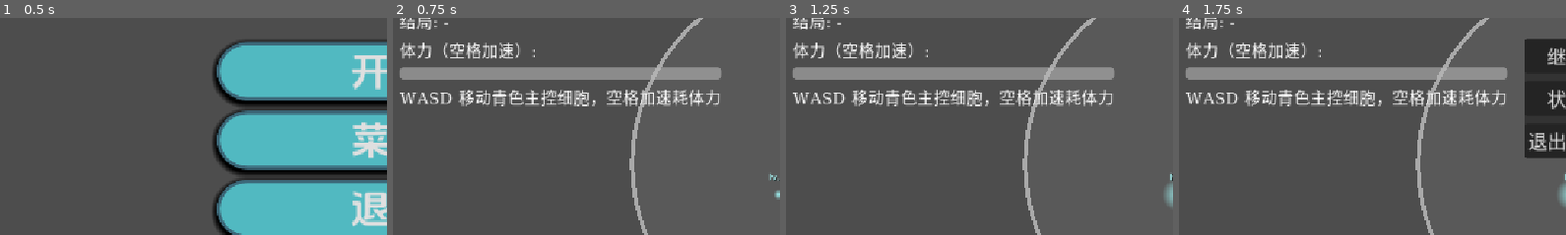
Above: before the commit, frames 1-4 (left to right).
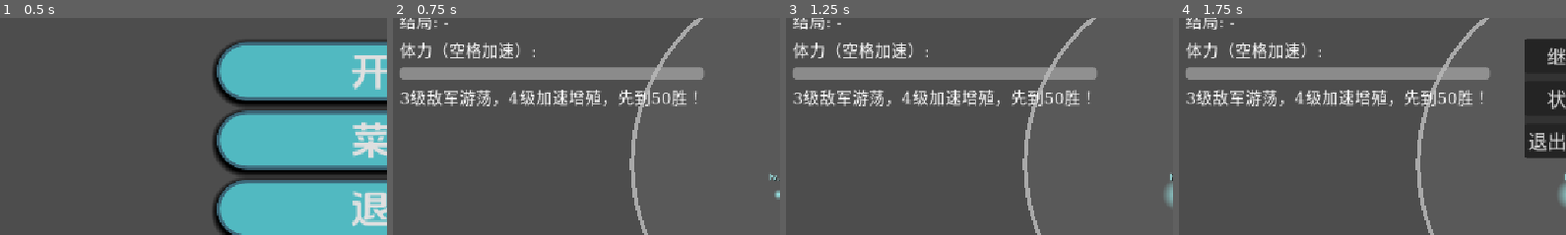
Above: after the commit, the same moments.

Repository: Galax121/-
Game: Godot game, scene res://main/Main.tscn
Same seed, same stepped clock (60 frames per second), same inputs: the game is played once before the commit and once after it.
Inputs:
- Up to frame 1 (0.5 s): no input
- Up to frame 2 (0.75 s): click "开始" at 0.5 s
- Up to frame 3 (1.25 s): no input
- Up to frame 4 (1.75 s): click "暂停" at 1.25 s
The pictures show only the part of the screen within x 0-50%, y 31-81%; the shares and areas given below are measured in that part.

Frame 1 is identical in both runs. In frame 2, 3.9% of the frame differs, in the area x 1-85%, y 22-41%; in frame 3, 3.9%; in frame 4, 3.9%.

Commit message:
引入敌方ai

Diff:
--- a/autoload/GameManager.gd
+++ b/autoload/GameManager.gd
@@ -7,6 +7,7 @@
 const EnvironmentSystemScript: GDScript = preload("res://systems/EnvironmentSystemStub.gd")
 const SkillSystemScript: GDScript = preload("res://systems/SkillSystemStub.gd")
 const EndingSystemScript: GDScript = preload("res://systems/EndingSystemStub.gd")
+const EnemySystemScript: GDScript = preload("res://systems/EnemySystemStub.gd")
 
 var current_state: int = GameState.SELECT
 var elapsed: float = 0.0
@@ -20,6 +21,7 @@
 var environment_system = null
 var skill_system = null
 var ending_system = null
+var enemy_system = null
 
 func _ready() -> void:
 	if cell_system == null:
@@ -30,10 +32,13 @@
 		skill_system = SkillSystemScript.new()
 	if ending_system == null:
 		ending_system = EndingSystemScript.new()
+	if enemy_system == null:
+		enemy_system = EnemySystemScript.new()
 	cell_system.init()
 	environment_system.init()
 	skill_system.init()
 	ending_system.init()
+	enemy_system.init()
 	_change_state(GameState.SELECT)
 	print("[GameManager] 游戏启动，当前状态 = SELECT（自动选细胞）")
 
@@ -46,6 +51,7 @@
 	elapsed += delta
 	state_timer += delta
 	_tick_current(delta)
+	_update_enemy_director()
 	if _check_ending():
 		return
 	_update_state_flow()
@@ -57,14 +63,17 @@
 		GameState.GROW:
 			cell_system.tick(delta)
 			skill_system.tick(delta)
+			enemy_system.tick(delta)
 		GameState.ENV:
 			cell_system.tick(delta)
 			skill_system.tick(delta)
 			environment_system.tick(delta)
+			enemy_system.tick(delta)
 		GameState.ENEMY:
 			cell_system.tick(delta)
 			skill_system.tick(delta)
 			environment_system.tick(delta)
+			enemy_system.tick(delta)
 			print("[GameManager] 敌人出现（占位）... 当前细胞数 = %d" % get_cell_count())
 
 func _update_state_flow() -> void:
@@ -117,6 +126,7 @@
 	environment_system.init()
 	skill_system.init()
 	ending_system.init()
+	enemy_system.init()
 	elapsed = 0.0
 	ending_id = ""
 	started = true
@@ -127,6 +137,31 @@
 func stop_to_menu() -> void:
 	started = false
 	print("[GameManager] 退出到菜单，模拟暂停")
+
+# 敌方导演：主控3级放敌军游荡，主控4级转围堵（每帧检查一次）
+func _update_enemy_director() -> void:
+	if enemy_system == null:
+		return
+	if not enemy_system.get("active") and get_level() >= 3:
+		enemy_system.activate()
+	if not enemy_system.get("hunting") and get_level() >= 4:
+		enemy_system.set_hunt(true)
+
+# 替换接口：敌方系统以后换真 AI 时调这个注入
+func set_enemy_system(system) -> void:
+	enemy_system = system
+
+# 只读：敌军当前移速（供 Main.gd 画面用）
+func enemy_speed() -> float:
+	if enemy_system != null and enemy_system.has_method("current_speed"):
+		return float(enemy_system.current_speed())
+	return 30.0
+
+# 只读：是否围堵中（供 Main.gd 画面用）
+func enemy_hunting() -> bool:
+	if enemy_system != null:
+		return enemy_system.get("hunting") == true
+	return false
 
 func state_to_string(state: int) -> String:
 	match state:
--- a/core/IEventBus.gd
+++ b/core/IEventBus.gd
@@ -19,3 +19,5 @@
 signal ending_triggered(ending_id: String)
 # 游戏状态机变化时发出，参数为状态名字符串（主程发，副程 C 收）
 signal game_state_changed(state: String)
+# 敌军数量变化时发出（敌方系统发，Main 收，主控3级登场后才有）
+signal enemy_count_changed(count: int)
--- a/core/TeamAPI.gd
+++ b/core/TeamAPI.gd
@@ -28,7 +28,7 @@
 
 # 副程真实系统写好后，主程用这一个函数整体换装，不用逐个调 set_*。
 # 传 null 表示该位置继续用 Stub 占位。
-static func install_all(cell_sys = null, env_sys = null, skill_sys = null, ending_sys = null) -> void:
+static func install_all(cell_sys = null, env_sys = null, skill_sys = null, ending_sys = null, enemy_sys = null) -> void:
 	if cell_sys != null:
 		assert_valid_system(cell_sys, "cell")
 		GameManager.set_cell_system(cell_sys)
@@ -41,6 +41,9 @@
 	if ending_sys != null:
 		assert_valid_system(ending_sys, "ending")
 		GameManager.set_ending_system(ending_sys)
+	if enemy_sys != null:
+		assert_valid_system(enemy_sys, "enemy")
+		GameManager.set_enemy_system(enemy_sys)
 
 # 校验：是不是合格的系统（有 init 和 tick）。不合格直接报错停住，方便小白定位。
 static func assert_valid_system(obj, tag: String) -> void:
--- a/main/Main.gd
+++ b/main/Main.gd
@@ -74,6 +74,15 @@
 var is_sprinting: bool = false
 # 输入自检：第一次收到移动键时在输出栏打印一行，方便定位问题
 var _input_ok_printed: bool = false
+# 敌方画面：红色精灵、速度、年龄与出生调度（逻辑数在 EnemySystem 里）
+var enemy_sprites: Array[Sprite2D] = []
+var enemy_vels: Array[Vector2] = []
+var enemy_ages: Array[float] = []
+var _enemy_pending: int = 0
+var _enemy_spawned_total: int = 0
+var _enemy_spawn_timer: float = 0.0
+var _enemy_next_in: float = 0.0
+var _enemy_time: float = 0.0
 
 func _ready() -> void:
 	rng.randomize()
@@ -108,6 +117,7 @@
 	pause_menu.visible = false
 	state_overlay.visible = false
 	_clear_cells()
+	_clear_enemies()
 	stamina = STAMINA_MAX
 	is_sprinting = false
 	cell_layer.visible = true
@@ -140,9 +150,13 @@
 	_update_main_input()
 	_update_stamina(delta)
 	_update_spawning(delta)
+	_update_enemy_spawning(delta)
 	_grow_cells(delta)
+	_grow_enemies(delta)
 	_move_cells(delta)
+	_move_enemies(delta)
 	_collide_cells()
+	_separate_enemies()
 	_update_other_levels(delta)
 	_update_level_labels()
 
@@ -259,6 +273,7 @@
 	cell_layer.visible = false
 	stats_box.visible = false
 	_clear_cells()
+	_clear_enemies()
 	GameManager.stop_to_menu()
 	if menu_layer != null:
 		menu_layer.visible = true
@@ -277,6 +292,7 @@
 		lines.append("速度：(%.1f, %.1f)" % [vel.x, vel.y])
 		lines.append("速率：%.1f 像素/秒" % vel.length())
 		lines.append("体力：%.0f / %.0f" % [stamina, STAMINA_MAX])
+		lines.append("敌军：%d" % enemy_sprites.size())
 		lines.append("等级：lv.%d（最高 5）" % cell_levels[0])
 		lines.append("大小：缩放 %.2f，直径约 %.0f 像素" % [cell_sprites[0].scale.x, diameter])
 		lines.append("存活：%.1f 秒" % cell_ages[0])
@@ -396,7 +412,7 @@
 	stamina_bar.show_percentage = false
 	stamina_bar.custom_minimum_size = Vector2(220, 18)
 	box.add_child(stamina_bar)
-	label_hint = _make_label(box, "WASD 移动青色主控细胞，空格加速耗体力")
+	label_hint = _make_label(box, "3级敌军游荡，4级加速增殖，先到50胜！")
 
 func _make_label(parent: Control, text: String) -> Label:
 	var label := Label.new()
@@ -407,6 +423,7 @@
 
 func _connect_signals() -> void:
 	EventBus.cell_count_changed.connect(_on_cell_count_changed)
+	EventBus.enemy_count_changed.connect(_on_enemy_count_changed)
 	EventBus.env_changed.connect(_on_env_changed)
 	EventBus.level_changed.connect(_on_level_changed)
 	EventBus.ending_triggered.connect(_on_ending_triggered)
@@ -534,6 +551,126 @@
 	for i in range(cell_sprites.size()):
 		cell_level_labels[i].position = cell_sprites[i].position + Vector2(-14, -36)
 
+# ---- 敌方 ----
+# 逻辑层敌军涨数只攒进池子，画面按 0.3~0.6 秒一个滴出来（比增殖快，基本跟得上）
+func _on_enemy_count_changed(count: int) -> void:
+	_enemy_pending = maxi(count - _enemy_spawned_total, 0)
+	while _enemy_spawned_total > count and not enemy_sprites.is_empty():
+		_remove_enemy_at(enemy_sprites.size() - 1)
+		_enemy_spawned_total -= 1
+
+func _update_enemy_spawning(delta: float) -> void:
+	if _enemy_pending <= 0:
+		return
+	if enemy_sprites.size() >= MAX_VISUAL:
+		_enemy_pending = 0
+		return
+	_enemy_spawn_timer += delta
+	if _enemy_spawn_timer < _enemy_next_in:
+		return
+	_enemy_spawn_timer = 0.0
+	_enemy_next_in = rng.randf_range(0.3, 0.6)
+	_spawn_enemy()
+	_enemy_pending -= 1
+	_enemy_spawned_total += 1
+
+# 出生一个敌军：红色，同尺寸，随机方向，速度按当前模式（游荡慢 / 围堵快）
+func _spawn_enemy() -> void:
+	var sp := Sprite2D.new()
+	sp.texture = cell_texture
+	sp.position = _find_free_spot()
+	sp.scale = Vector2.ONE * CELL_MAX_SCALE * 0.1
+	sp.modulate = Color(1.0, 0.45, 0.45)
+	cell_layer.add_child(sp)
+	enemy_sprites.append(sp)
+	enemy_ages.append(0.0)
+	var ang: float = rng.randf_range(0.0, TAU)
+	enemy_vels.append(Vector2(cos(ang), sin(ang)) * GameManager.enemy_speed())
+
+# 敌军出生渐变：和我方一样由小到大，年龄照计
+func _grow_enemies(delta: float) -> void:
+	for i in range(enemy_sprites.size()):
+		enemy_ages[i] += delta
+		if enemy_ages[i] >= GROW_TIME:
+			continue
+		var t: float = clampf(enemy_ages[i] / GROW_TIME, 0.0, 1.0)
+		var smooth: float = t * t * (3.0 - 2.0 * t)
+		var s: float = CELL_MAX_SCALE * (0.1 + 0.9 * smooth)
+		enemy_sprites[i].scale = Vector2(s, s)
+
+# 敌方移动：游荡沿直线，围堵追最近的我方细胞（带一点摆动形成包围感）
+func _move_enemies(delta: float) -> void:
+	var speed: float = GameManager.enemy_speed()
+	var hunting: bool = GameManager.enemy_hunting()
+	_enemy_time += delta
+	var max_center: float = DISH_RADIUS - CELL_RADIUS
+	for i in range(enemy_sprites.size()):
+		var e: Sprite2D = enemy_sprites[i]
+		if hunting and not cell_sprites.is_empty():
+			var target: Vector2 = _nearest_player_pos(e.position)
+			var want: Vector2 = target - e.position
+			if want.length() > 1.0:
+				var dir: Vector2 = want.normalized()
+				var perp := Vector2(-dir.y, dir.x)
+				var wobble: float = 0.35 * sin(_enemy_time * 3.0 + float(i) * 1.7)
+				enemy_vels[i] = (dir + perp * wobble).normalized() * speed
+		e.position += enemy_vels[i] * delta
+		var dist: float = e.position.length()
+		if dist > max_center:
+			var n: Vector2 = e.position / dist
+			e.position = n * max_center
+			var v: Vector2 = enemy_vels[i]
+			var rv: Vector2 = v - 2.0 * v.dot(n) * n
+			if rv.length() > 0.001:
+				enemy_vels[i] = rv.normalized() * v.length()
+
+# 离 epos 最近的我方细胞位置
+func _nearest_player_pos(epos: Vector2) -> Vector2:
+	var best: Vector2 = cell_sprites[0].position
+	var best_d: float = epos.distance_to(best)
+	for k in range(1, cell_sprites.size()):
+		var d: float = epos.distance_to(cell_sprites[k].position)
+		if d < best_d:
+			best_d = d
+			best = cell_sprites[k].position
+	return best
+
+# 敌军之间只推开不换速，避免叠罗汉
+func _separate_enemies() -> void:
+	var min_dist: float = CELL_RADIUS * 2.0
+	for i in range(enemy_sprites.size()):
+		for j in range(i + 1, enemy_sprites.size()):
+			var d: Vector2 = enemy_sprites[i].position - enemy_sprites[j].position
+			var dist: float = d.length()
+			if dist < 0.001 or dist >= min_dist:
+				continue
+			var n: Vector2 = d / dist
+			var overlap: float = (min_dist - dist) * 0.5
+			enemy_sprites[i].position += n * overlap
+			enemy_sprites[j].position -= n * overlap
+
+# 敌我接触不结算：敌方只出现、不造成伤害，穿过我方细胞继续游荡/围堵
+
+func _remove_enemy_at(i: int) -> void:
+	var sp: Sprite2D = enemy_sprites[i]
+	enemy_sprites.remove_at(i)
+	enemy_vels.remove_at(i)
+	enemy_ages.remove_at(i)
+	sp.queue_free()
+	_enemy_spawned_total -= 1
+
+# 清空敌军画面与调度（重开 / 退出菜单时用）
+func _clear_enemies() -> void:
+	for sp in enemy_sprites:
+		sp.queue_free()
+	enemy_sprites.clear()
+	enemy_vels.clear()
+	enemy_ages.clear()
+	_enemy_pending = 0
+	_enemy_spawned_total = 0
+	_enemy_spawn_timer = 0.0
+	_enemy_next_in = 0.0
+
 # 在培养皿圆内找一个与其他细胞不重叠的出生点，最多试 20 次
 func _find_free_spot() -> Vector2:
 	var min_sep: float = CELL_RADIUS * 2.4
@@ -543,6 +680,10 @@
 		var ok := true
 		for sp in cell_sprites:
 			if p.distance_to(sp.position) < min_sep:
+				ok = false
+				break
+		for ep in enemy_sprites:
+			if p.distance_to(ep.position) < min_sep:
 				ok = false
 				break
 		if ok:
--- a/systems/CellSystemStub.gd
+++ b/systems/CellSystemStub.gd
@@ -6,8 +6,8 @@
 
 # 当前细胞总数
 var cell_count: int = 1
-# 每秒平均增长多少个细胞
-var growth_per_sec: float = 3.0
+# 每秒平均增长多少个细胞（调小则全场变慢，胜利来得更晚）
+var growth_per_sec: float = 1.5
 # 小数累加器，避免每帧都只能加整数
 var _accum: float = 0.0
 
--- /dev/null
+++ b/systems/EnemySystemStub.gd
@@ -0,0 +1,72 @@
+extends "res://core/ICellSystem.gd"
+## 敌方细胞系统占位实现（以后副程 A 接手做真 AI 时重写这里）。
+## 规则：
+## 1. 主控3级时 GameManager 调 activate()，之前 tick 什么都不干。
+## 2. 增殖速度与我方相同（growth_per_sec 两边保持一致）。
+## 3. 主控4级时 GameManager 调 set_hunt(true)，移速提到与我方主控相同并围堵。
+## 4. 数量无上限；任何一方胜利（END）后 GameManager 停 tick，自然停止增殖。
+
+# 当前敌军总数
+var enemy_count: int = 0
+# 与 CellSystemStub.growth_per_sec 保持一致
+var growth_per_sec: float = 1.5
+# 是否已登场 / 是否围堵中
+var active: bool = false
+var hunting: bool = false
+# 慢速（游荡，比主控慢）；快速（围堵，与主控普速相同）
+var slow_speed: float = 30.0
+var fast_speed: float = 45.0
+# 小数累加器
+var _accum: float = 0.0
+
+# 初始化：清零待命，并广播一次
+func init() -> void:
+	enemy_count = 0
+	_accum = 0.0
+	growth_per_sec = 1.5
+	active = false
+	hunting = false
+	print("[EnemySystemStub] init，等待主控3级激活")
+	EventBus.enemy_count_changed.emit(enemy_count)
+
+# 每帧调用：没激活直接返回；激活后按增殖速度累加
+func tick(delta: float) -> void:
+	if not active:
+		return
+	_accum += delta * growth_per_sec
+	if _accum >= 1.0:
+		var gain: int = int(_accum)
+		_accum -= float(gain)
+		spawn_cell(gain)
+
+# 主控3级时由 GameManager 调用，敌军登场（慢速游荡）
+func activate() -> void:
+	if active:
+		return
+	active = true
+	print("[EnemySystemStub] 敌方出现（慢速游荡）")
+
+# 主控4级时由 GameManager 调用：移速提到围堵档，增殖速度显著增加
+func set_hunt(on: bool = true) -> void:
+	hunting = on
+	if hunting:
+		growth_per_sec = 4.0
+		print("[EnemySystemStub] 敌方加速围堵，增殖提速！")
+
+# 当前移速：Main.gd 画面每帧读这个走
+func current_speed() -> float:
+	return fast_speed if hunting else slow_speed
+
+# 接口实现：生成 count 个敌军
+func spawn_cell(count: int = 1) -> void:
+	enemy_count += maxi(count, 0)
+	EventBus.enemy_count_changed.emit(enemy_count)
+
+# 接口实现：阵亡 count 个敌军，不低于 0
+func kill_cell(count: int = 1) -> void:
+	enemy_count = maxi(enemy_count - maxi(count, 0), 0)
+	EventBus.enemy_count_changed.emit(enemy_count)
+
+# 接口实现：受伤按 amount 向上取整扣敌军
+func damage_cell(amount: float) -> void:
+	kill_cell(int(ceil(amount)))
Not shown, added: systems/EnemySystemStub.gd.uid
